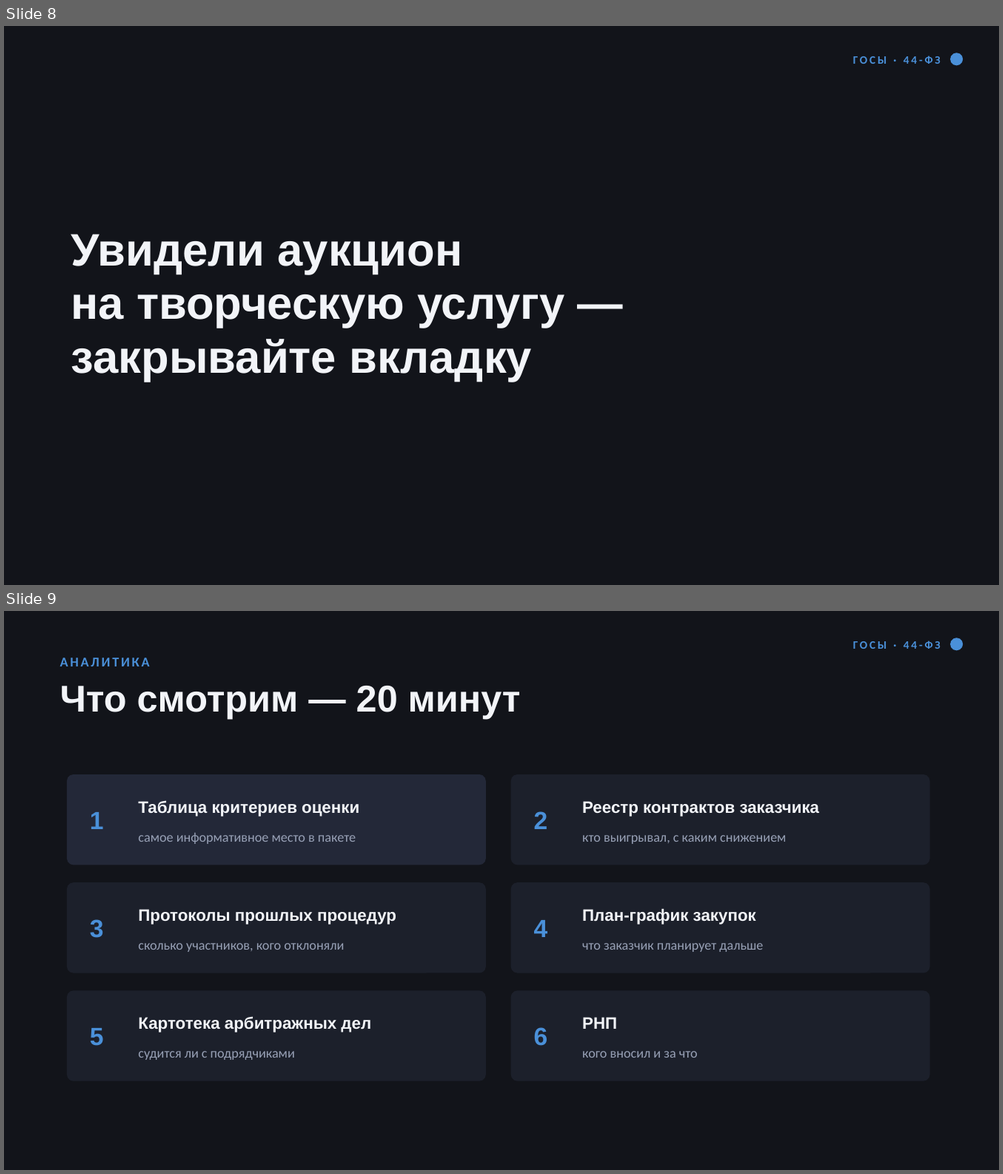
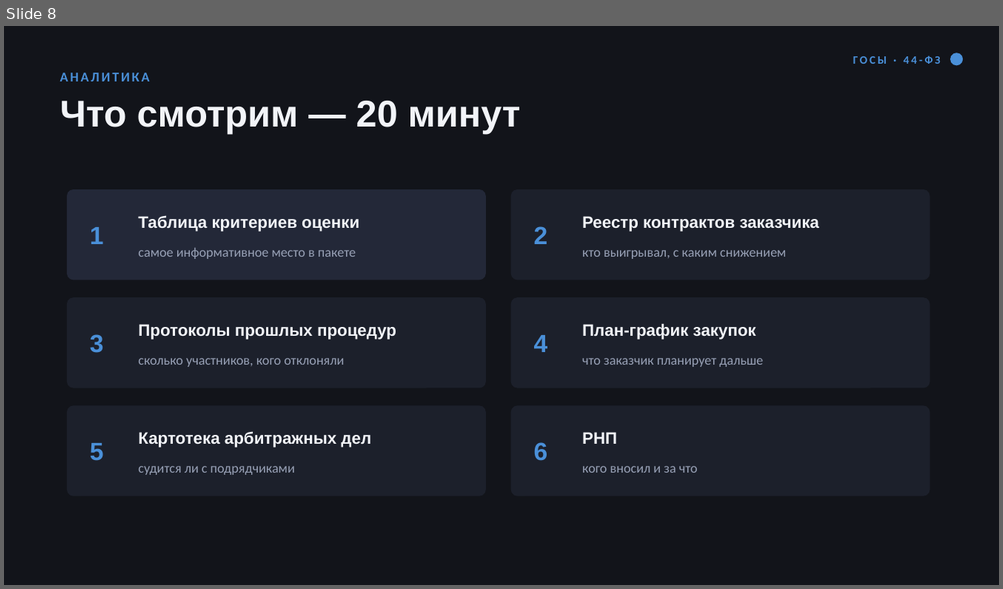
Before and after one commit to t4993408232-collab/analizator-bot, a slide deck: talks/2026-08-06-prodavay-kak-faunder/Как-выигрывать-тендеры.pptx. Shown one above the other, each under a label of ours: slides 8 and 9 before the commit, slide 8 after it. The pictures are 1003x1174 and 1003x589 pixels, drawn with LibreOffice and Linux fonts; fonts in the diff are those of the drawing. Boxes give left, top, right and bottom in pixels: in the first picture for what was removed or moved away, otherwise in the second. Text is boxed around its words. In the diff, an @@ line names an element or a change of style, - is before the commit and + after.

```diff
--- a/talks/2026-08-06-prodavay-kak-faunder/Как-выигрывать-тендеры.pptx
+++ b/talks/2026-08-06-prodavay-kak-faunder/Как-выигрывать-тендеры.pptx
@@ slide 8 removed at <box>4,26,999,585</box>, background #12141A @@
@@ text removed at <box>853,56,940,64</box> @@
-ГОСЫ · 44-ФЗ
@@ ellipse removed at <box>950,53,963,65</box> @@
@@ text removed at <box>71,234,564,382</box> @@
-Увидели аукцион
-на творческую услугу —
-закрывайте вкладку
@@ what was slide 9 is now slide 8 @@
```
Also in this commit, not shown: 7 slides changed, 1 slide added, 1 other slide removed, 4 other files.
